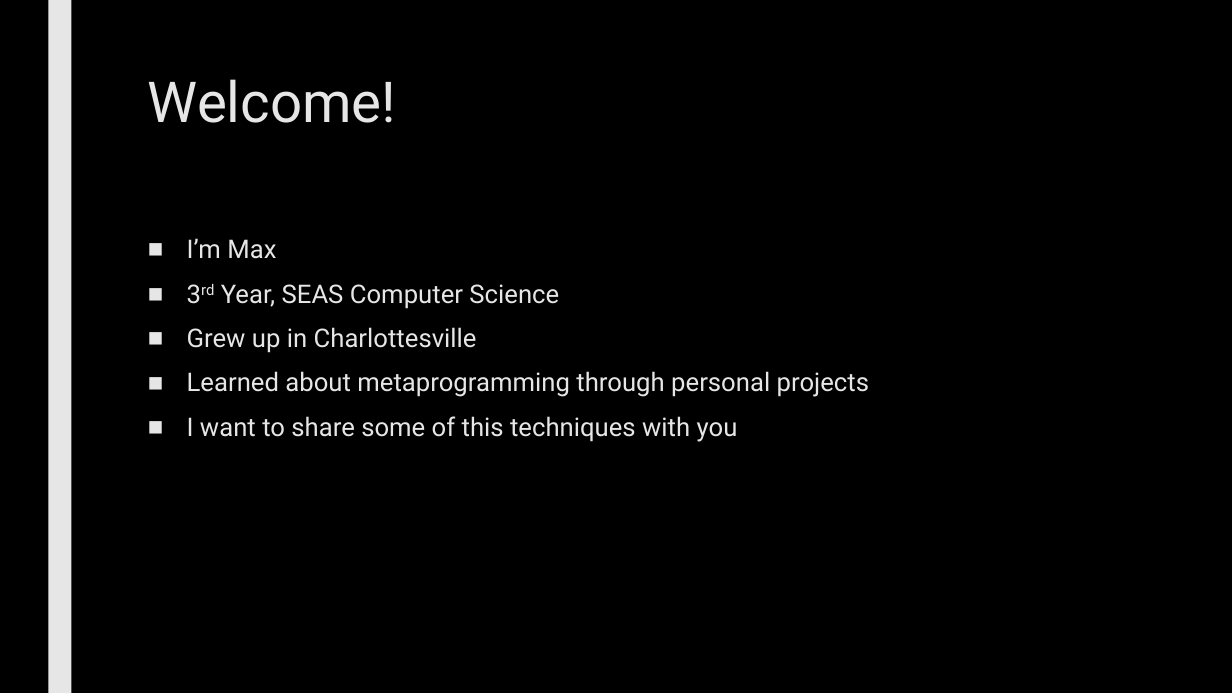
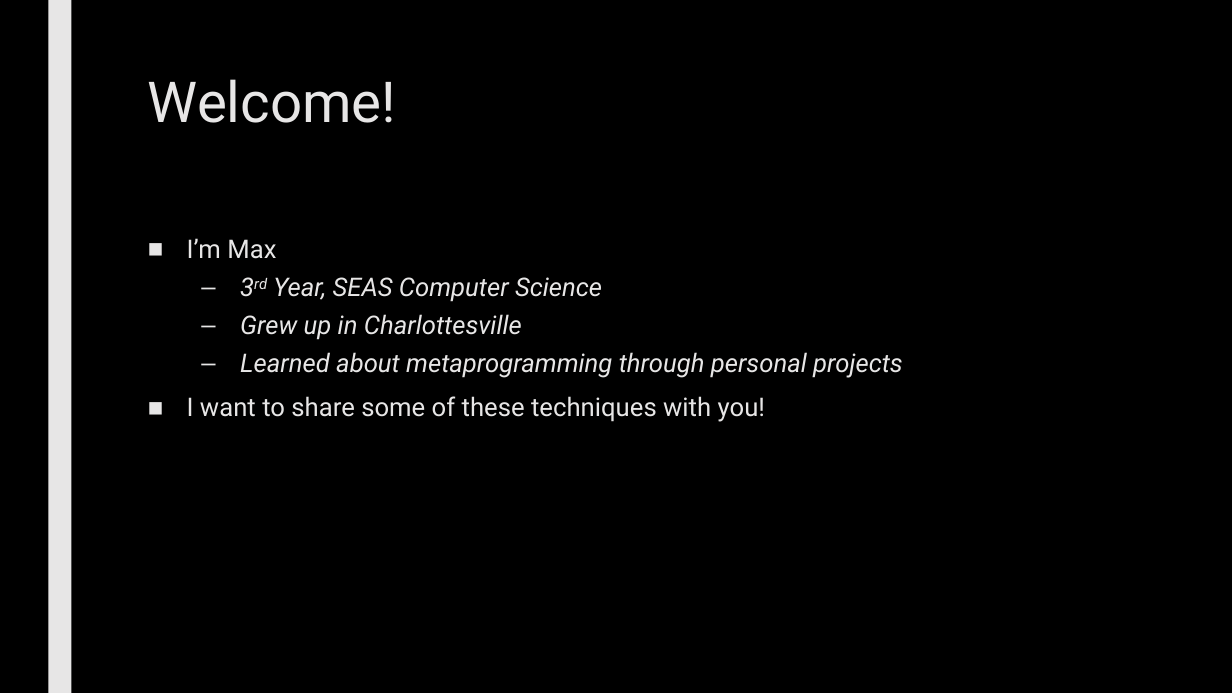
Before and after one commit to max7patek/metaprogramming, a slide deck: slide 2 of slides/00-OOPython.pptx. Drawn at 1232x693 pixels with LibreOffice and Linux fonts; fonts in the diff are those of the drawing. Boxes give left, top, right and bottom in pixels: in the first picture for what was removed or moved away, otherwise in the second. Text is boxed around its words. In the diff, an @@ line names an element or a change of style, - is before the commit and + after.

Commit message:
fixed schedule, some typos, and minor rewording

```diff
--- a/slides/00-OOPython.pptx
+++ b/slides/00-OOPython.pptx
@@ text at (240,277,903,378): italic on in "3rd Year, SEAS Computer Science", "Grew up in Charlottesville", "Learned about metaprogramming through personal projects"; bullet ■ to –; list level 1 to 2 in "3rd Year, SEAS Computer Science"; list level 1 to 2 in "Grew up in Charlottesville"; list level 1 to 2 in "Learned about metaprogramming through personal ..." @@
@@ text at (187,396,765,422): text changed @@
-■ I want to share some of this techniques with you
+■ I want to share some of these techniques with you!
```
Also in this commit, not shown: 4 other slides changed.
